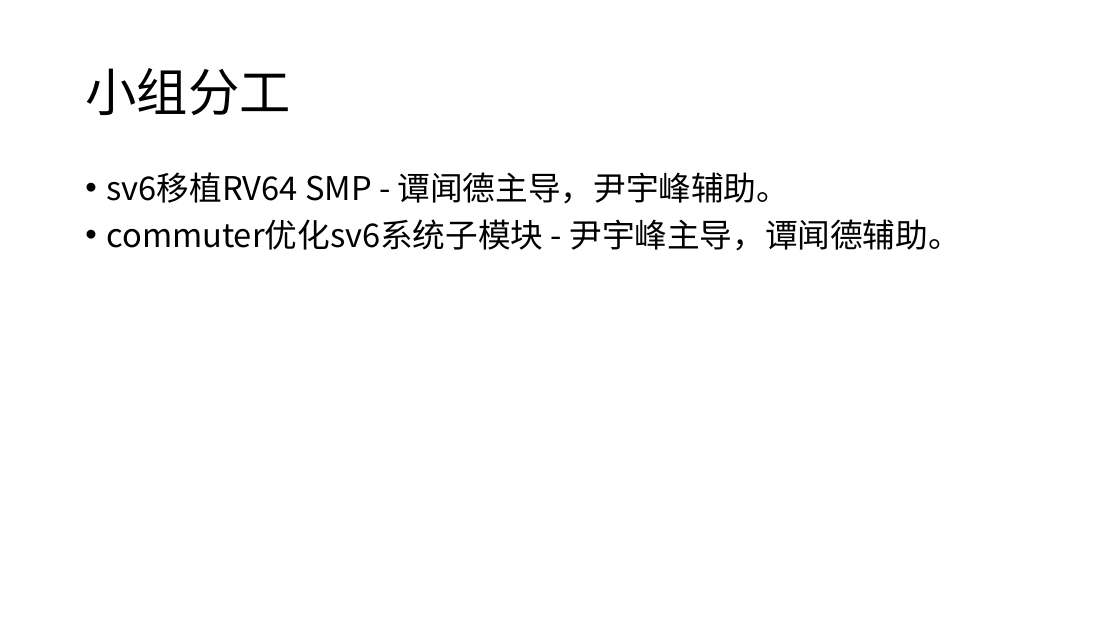
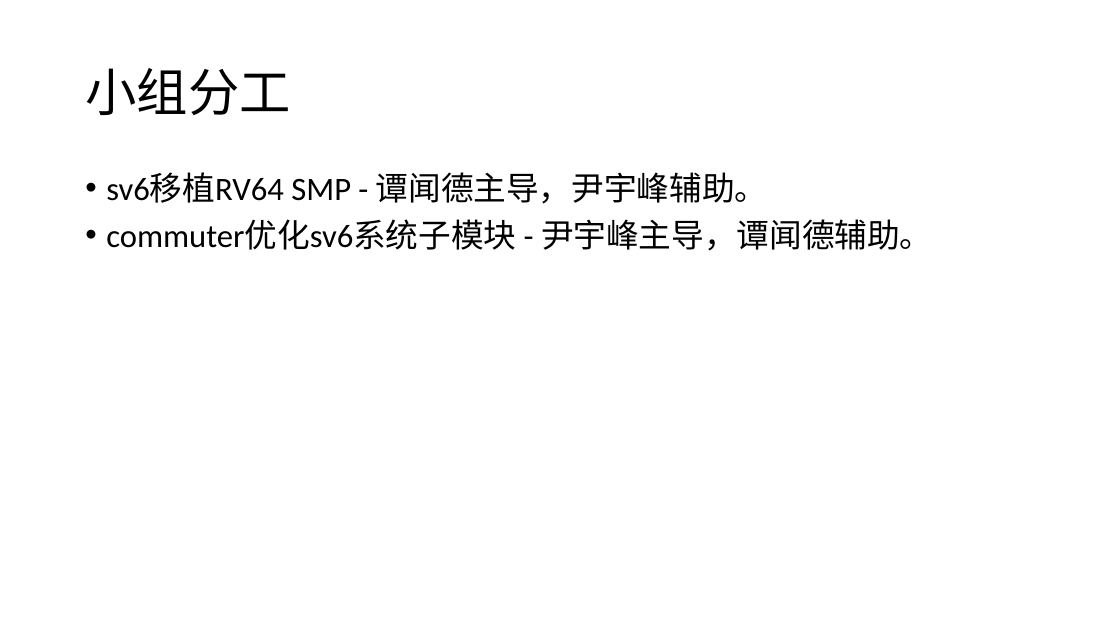
Before and after one commit to riscv-labs/OS2018spring-projects-g06, a slide deck: slide 16 of mid_report.pptx. Drawn at 1120x630 pixels with LibreOffice and Linux fonts; fonts in the diff are those of the drawing. Boxes give left, top, right and bottom in pixels: in the first picture for what was removed or moved away, otherwise in the second. Text is boxed around its words. In the diff, an @@ line names an element or a change of style, - is before the commit and + after.

```diff
--- a/mid_report.pptx
+++ b/mid_report.pptx
@@ text "sv6移植RV64 SMP - 谭闻德主导，尹宇峰辅助。" at bbox=[106, 172, 932, 251]: font Noto Sans CJK SC to Calibri @@
```
Also in this commit, not shown: 20 other slides changed.
